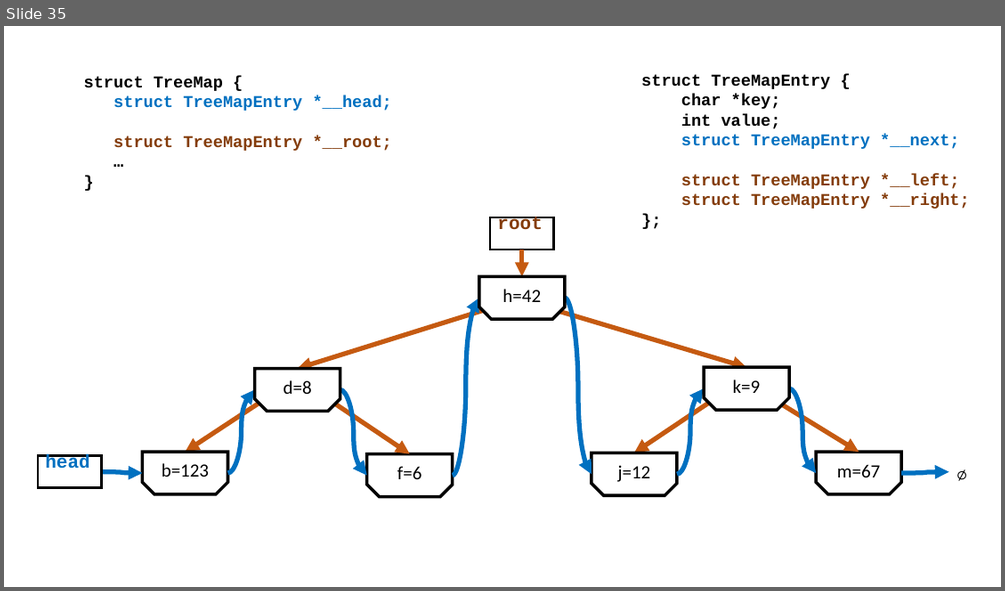
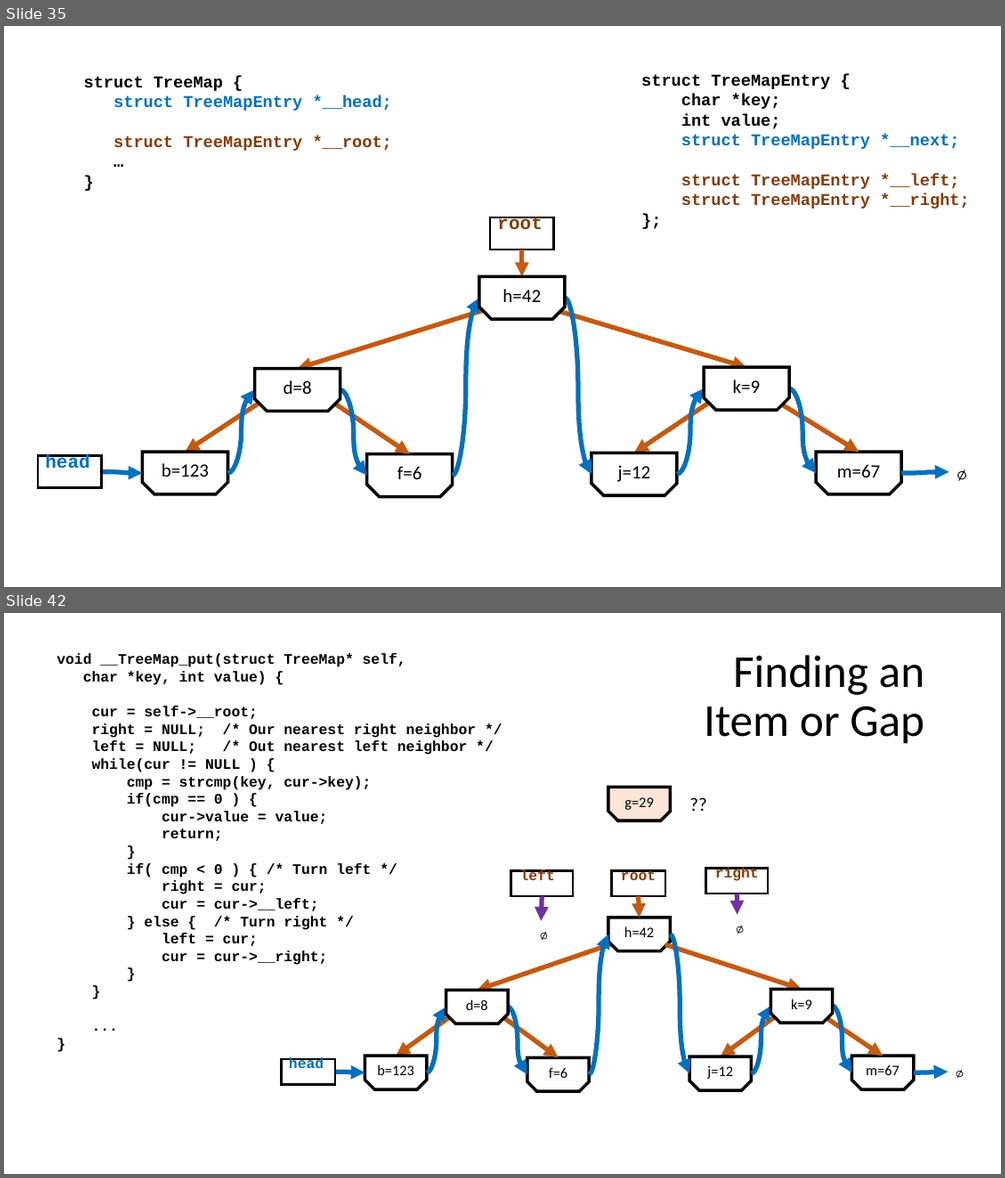
Before and after one commit to csev/cc4e, a slide deck: lectures/CC-05-Trees-Hash.pptx. Shown one above the other, each under a label of ours: slide 35 before the commit, slides 35 and 42 after it; the slides between them are not shown. The pictures are 1005x591 and 1005x1178 pixels, drawn with LibreOffice and Linux fonts; fonts in the diff are those of the drawing. Boxes give left, top, right and bottom in pixels: in the first picture for what was removed or moved away, otherwise in the second. Text is boxed around its words. In the diff, an @@ line names an element or a change of style, - is before the commit and + after.

```diff
--- a/lectures/CC-05-Trees-Hash.pptx
+++ b/lectures/CC-05-Trees-Hash.pptx
@@ slide 42 added at [4, 613, 1001, 1174], background #FFFFFF @@
@@ text added at [57, 653, 476, 965], 14 pt, text #000000, bold @@
+void __TreeMap_put(struct TreeMap* self,
+char *key, int value) {
+cur = self->__root;
+right = NULL; /* Our nearest right neighbor */
+left = NULL; /* Out nearest left neighbor */
+while(cur != NULL ) {
+cmp = strcmp(key, cur->key);
+if(cmp == 0 ) {
+cur->value = value;
+return;
+}
+if( cmp < 0 ) { /* Turn left */
+right = cur;
+cur = cur->__left;
+} else { /* Turn right */
+left = cur;
+cur = cur->__right;
+}
+}
+...
+}
@@ title added at [704, 655, 925, 744], 44 pt, text #000000 @@
+Finding an Item or Gap
@@ snip same rect added at [608, 787, 671, 821], fill #FBE5D6, outline #000000 3 pt, 14 pt, text #000000 @@
+g=29
@@ text added at [682, 788, 715, 819], 18 pt, text #000000 @@
+??
@@ rectangle added at [511, 871, 573, 896], outline #000000 2.25 pt, 14 pt, text #843C0B, bold @@
+left
@@ rectangle added at [706, 868, 769, 893], outline #000000 2.25 pt, 14 pt, text #843C0B, bold @@
+right
@@ arrow added from (542, 896) to (541, 921), #7030A0 4.5 pt @@
@@ group added at [282, 871, 966, 1091]: 8 curved arrows, 7 arrows, 7 snip same rects, 2 rectangles, 1 text @@
+h=42
+b=123
+f=6
+j=12
+m=67
+head
+∅
+k=9
+d=8
+root
@@ arrow added from (736, 893) to (737, 915), #7030A0 4.5 pt @@
@@ text added at [532, 921, 550, 947], 14 pt, text #000000 @@
+∅
@@ text added at [728, 915, 746, 940], 14 pt, text #000000 @@
+∅
```
Also in this commit, not shown: 10 slides changed, 33 other slides added.
